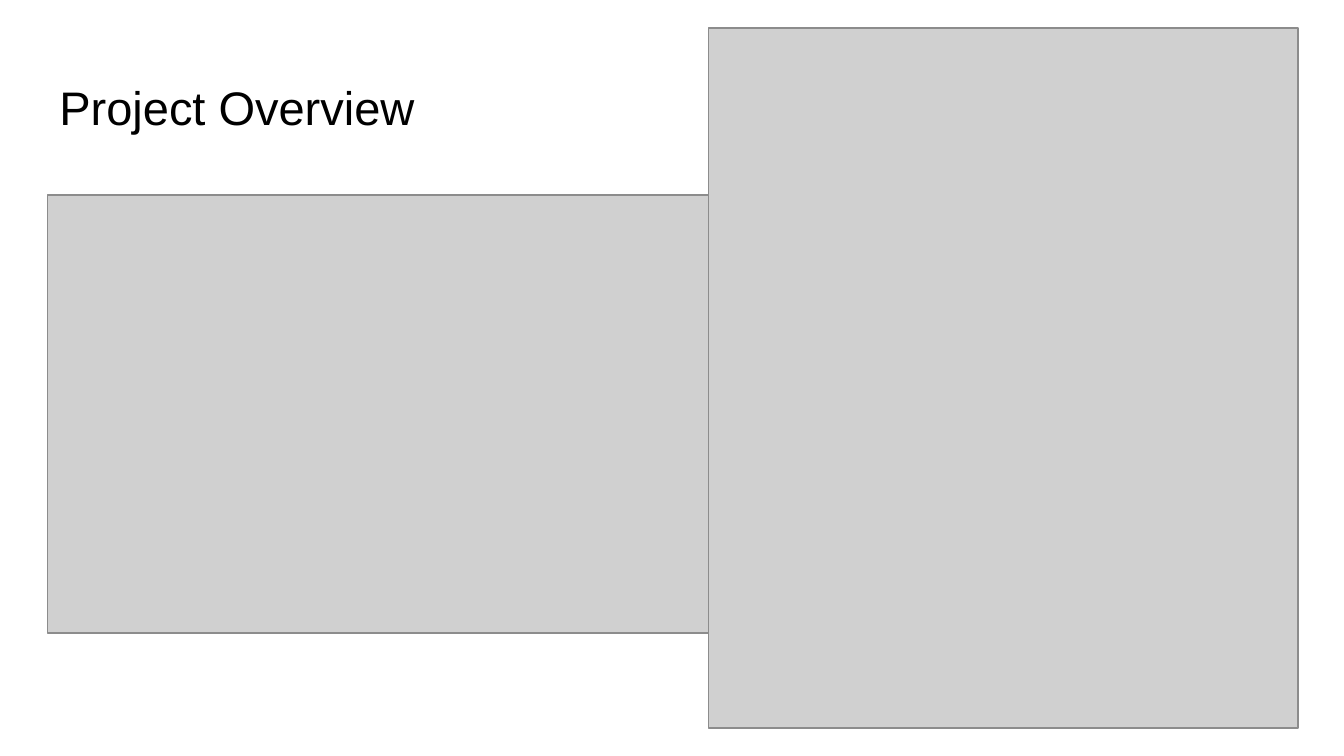
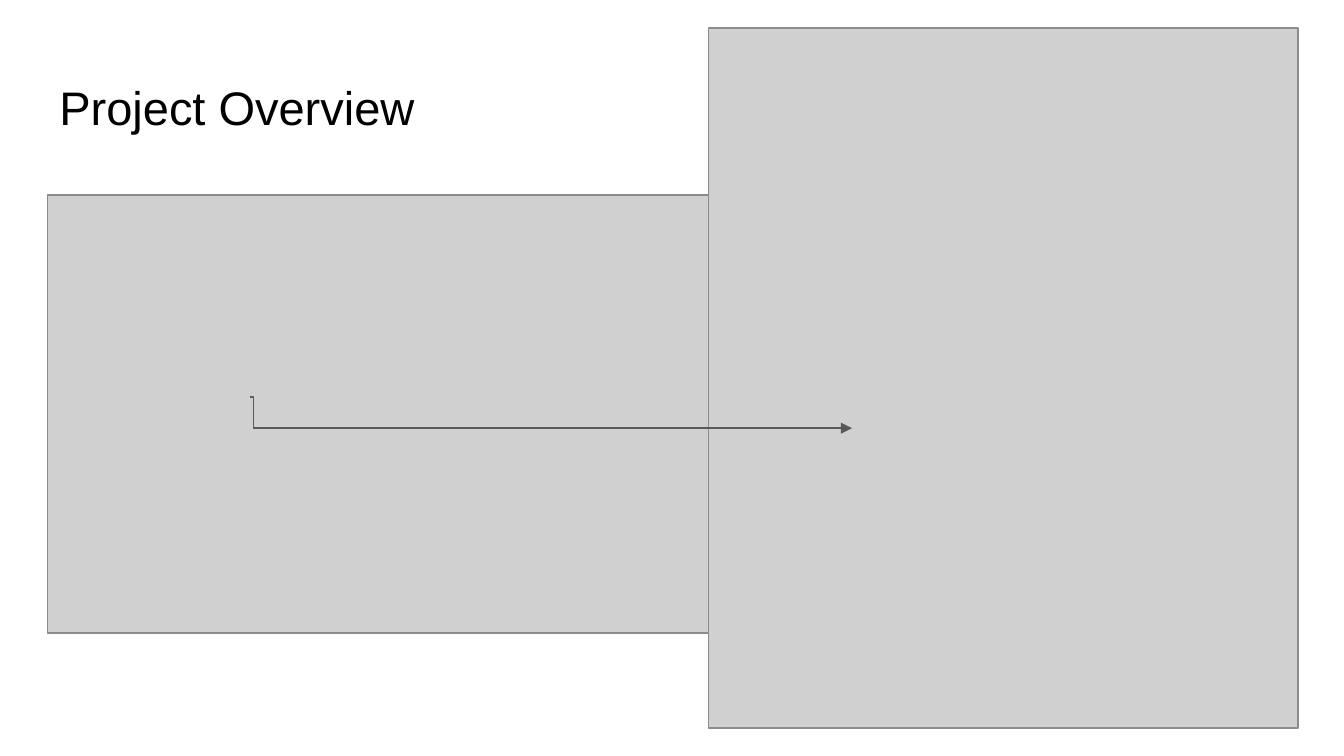
Before and after one commit to WWik/HaNAO-Tower, a slide deck: slide 2 of Documents/pptx/NaoPptx.pptx. Drawn at 1344x756 pixels with LibreOffice and Linux fonts; fonts in the diff are those of the drawing; grey boxes stand for pictures. Boxes give left, top, right and bottom in pixels: in the first picture for what was removed or moved away, otherwise in the second. Text is boxed around its words. In the diff, an @@ line names an element or a change of style, - is before the commit and + after.

```diff
--- a/Documents/pptx/NaoPptx.pptx
+++ b/Documents/pptx/NaoPptx.pptx
@@ elbow arrow added from (250, 398) to (852, 429), #595959 0.75 pt @@
```
Also in this commit, not shown: 3 other slides changed, 2 slides added.
